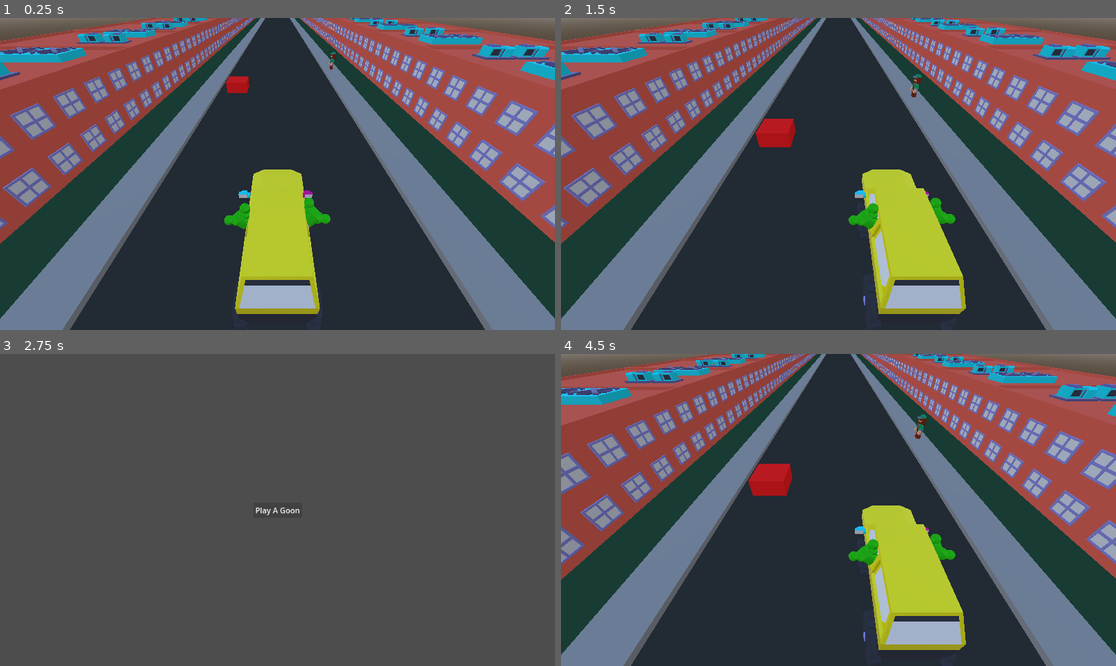
Above: before the commit, frames 1-4 (two rows, left to right).
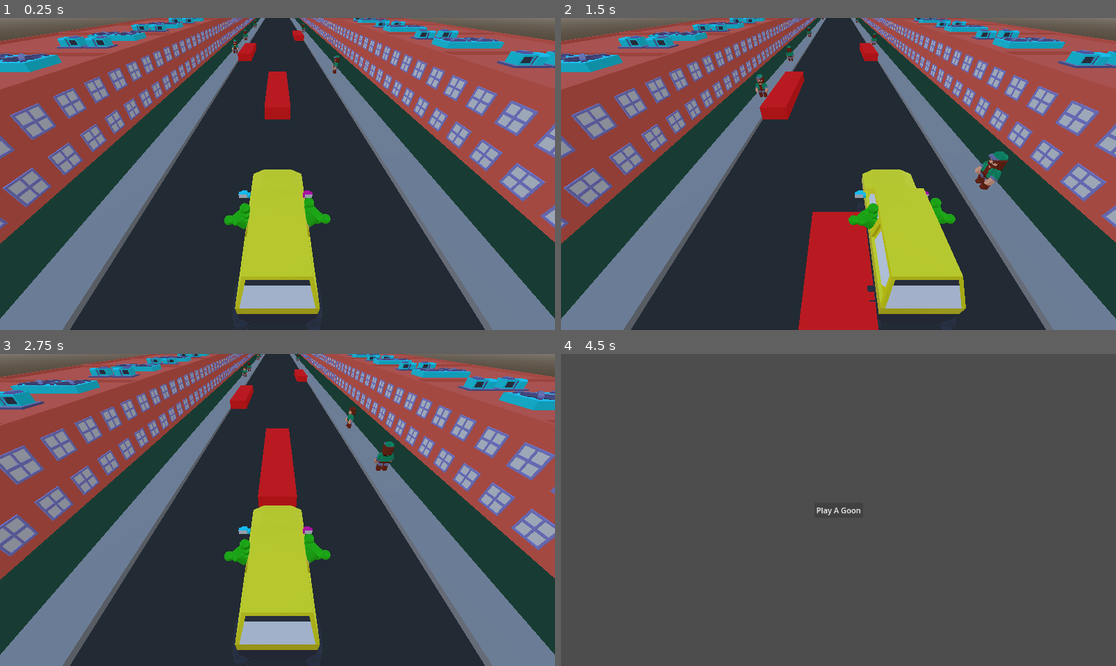
Above: after the commit, the same moments.

Repository: the-g-force/ClownTown
Game: Godot game, scene res://world.tscn
Two runs of this game, one before a commit and one after it. Both use one fixed random seed, a clock stepped at 60 frames per second and the inputs below.
Inputs (mouse positions are in pixels of both pictures, inside the frame that each line leads up to):
- Up to frame 1 (0.25 s): no input
- Up to frame 2 (1.5 s): hold D (move_right) 0.53-1.28 s; hold A (move_left) from 1.28 s (still down)
- Up to frame 3 (2.75 s): release A (move_left) at 2 s; click (277, 510) at 2 s, where only the run after the commit has a clickable "Play A Goon"
- Up to frame 4 (4.5 s): click (838, 510) at 2.75 s, where only the run before the commit has a clickable "Play A Goon"; click (838, 510) at 3.5 s, where only the run after the commit has a clickable "Play A Goon"; hold D (move_right) from 4.28 s (still down)

The runs differ from the first frame. In frame 1, 4.6% of the frame differs, in the area x 0-100%, y 0-63%; in frame 2, 10%; in frame 3, 98%; in frame 4, 98%, in the area x 0-100%, y 0-100%.

Commit message:
Add people spawning

Diff:
--- a/project/city/block.gd
+++ b/project/city/block.gd
@@ -1,4 +1,31 @@
 extends Node3D
+
+const PERSON := preload("res://people/person.tscn")
+
+var generate_obstacle := false
+
+
+func _ready()->void:
+	if generate_obstacle:
+		_generate_obstacle()
+	for _i in randi() % 2:
+		call_deferred("_generate_person")
+
+
+func _generate_person()->void:
+	var person_position := Vector3(
+		-3.5 if randi() % 2 == 0 else 3.5,
+		0.125,
+		randf_range(-2.0, 2.0)
+	)
+	var person := PERSON.instantiate()
+	get_parent().add_child(person)
+	person.rotation.y = PI * (randi() % 2)
+	person.global_position = global_position + person_position
+
+
+func _generate_obstacle()->void:
+	pass
 
 
 func _on_visible_on_screen_notifier_3d_screen_entered():
@@ -8,6 +35,7 @@
 func _add_next_block() -> void:
 	var next := duplicate()
 	next.position.z -= 5
+	next.generate_obstacle = not generate_obstacle
 	get_parent().add_child(next)
 
 
--- a/project/people/person.gd
+++ b/project/people/person.gd
@@ -50,3 +50,7 @@
 		_make_model(MALE_CLOWNS.pick_random())
 	else:
 		_make_model(FEMALE_CLOWNS.pick_random())
+
+
+func _on_visible_on_screen_notifier_3d_screen_exited()->void:
+	queue_free()
--- a/project/people/person.tscn
+++ b/project/people/person.tscn
@@ -22,4 +22,7 @@
 [node name="GotHitSound" type="AudioStreamPlayer3D" parent="."]
 stream = ExtResource("3_6j87g")
 
+[node name="VisibleOnScreenNotifier3D" type="VisibleOnScreenNotifier3D" parent="."]
+
 [connection signal="body_entered" from="." to="." method="_on_body_entered"]
+[connection signal="screen_exited" from="VisibleOnScreenNotifier3D" to="." method="_on_visible_on_screen_notifier_3d_screen_exited"]
--- a/project/world.tscn
+++ b/project/world.tscn
@@ -11,8 +11,10 @@
 
 [sub_resource type="BoxMesh" id="BoxMesh_x7a3a"]
 material = SubResource("StandardMaterial3D_xpiwl")
+size = Vector3(1, 1, 5)
 
 [sub_resource type="BoxShape3D" id="BoxShape3D_svaw5"]
+size = Vector3(1, 1, 5)
 
 [sub_resource type="ProceduralSkyMaterial" id="ProceduralSkyMaterial_1hxkw"]
 
@@ -30,16 +32,37 @@
 transform = Transform3D(1, 0, 0, 0, 1, 0, 0, 0, 1, 0, 0, -0.0011673)
 lane_width = 2.0
 lane_change_time = 0.4
-forward_speed = 4.0
+forward_speed = 8.0
 
 [node name="MeshInstance3D" type="MeshInstance3D" parent="."]
-transform = Transform3D(1, 0, 0, 0, 1, 0, 0, 0, 1, -2.04435, 0, -10.0313)
+transform = Transform3D(1, 0, 0, 0, 1, 0, 0, 0, 1, 0, 0, -10)
 mesh = SubResource("BoxMesh_x7a3a")
 
 [node name="StaticBody3D" type="StaticBody3D" parent="MeshInstance3D"]
 collision_layer = 2
 
 [node name="CollisionShape3D" type="CollisionShape3D" parent="MeshInstance3D/StaticBody3D"]
+transform = Transform3D(1, 0, 0, 0, 1, 0, 0, 0, 1, 0, 0, 0.0264282)
+shape = SubResource("BoxShape3D_svaw5")
+
+[node name="MeshInstance3D2" type="MeshInstance3D" parent="."]
+transform = Transform3D(1, 0, 0, 0, 1, 0, 0, 0, 1, -2.5, 0, -20)
+mesh = SubResource("BoxMesh_x7a3a")
+
+[node name="StaticBody3D" type="StaticBody3D" parent="MeshInstance3D2"]
+collision_layer = 2
+
+[node name="CollisionShape3D" type="CollisionShape3D" parent="MeshInstance3D2/StaticBody3D"]
+shape = SubResource("BoxShape3D_svaw5")
+
+[node name="MeshInstance3D3" type="MeshInstance3D" parent="."]
+transform = Transform3D(1, 0, 0, 0, 1, 0, 0, 0, 1, 2.5, 0, -30)
+mesh = SubResource("BoxMesh_x7a3a")
+
+[node name="StaticBody3D" type="StaticBody3D" parent="MeshInstance3D3"]
+collision_layer = 2
+
+[node name="CollisionShape3D" type="CollisionShape3D" parent="MeshInstance3D3/StaticBody3D"]
 shape = SubResource("BoxShape3D_svaw5")
 
 [node name="Camera3D" type="Camera3D" parent="." node_paths=PackedStringArray("player")]
